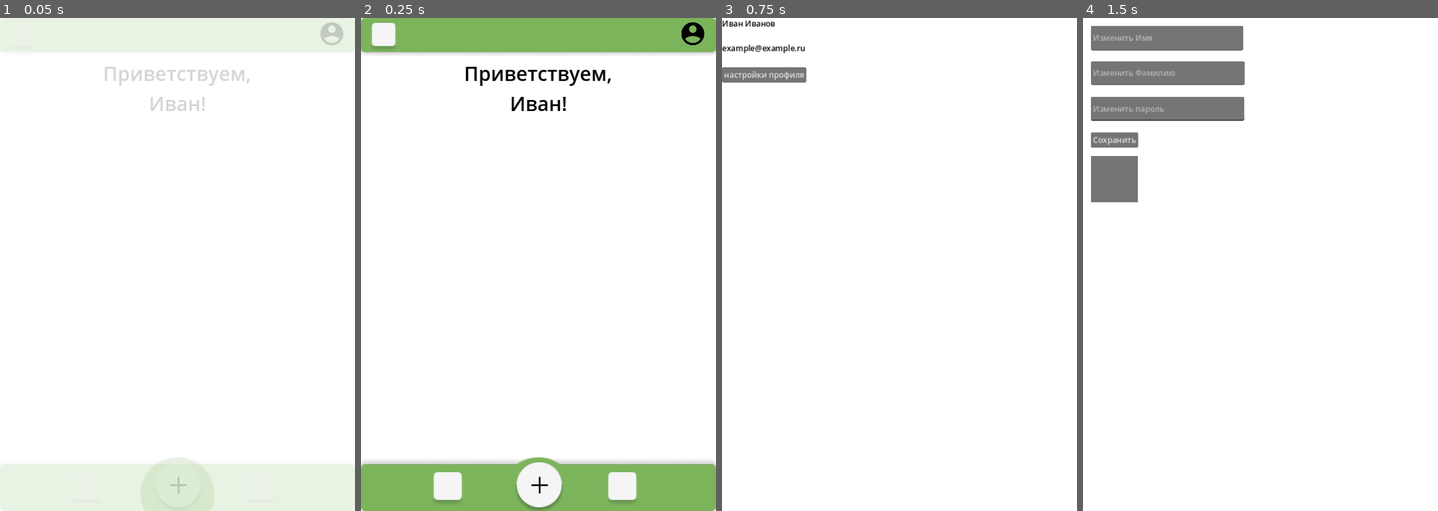
Above: before the commit, frames 1-4 (left to right).
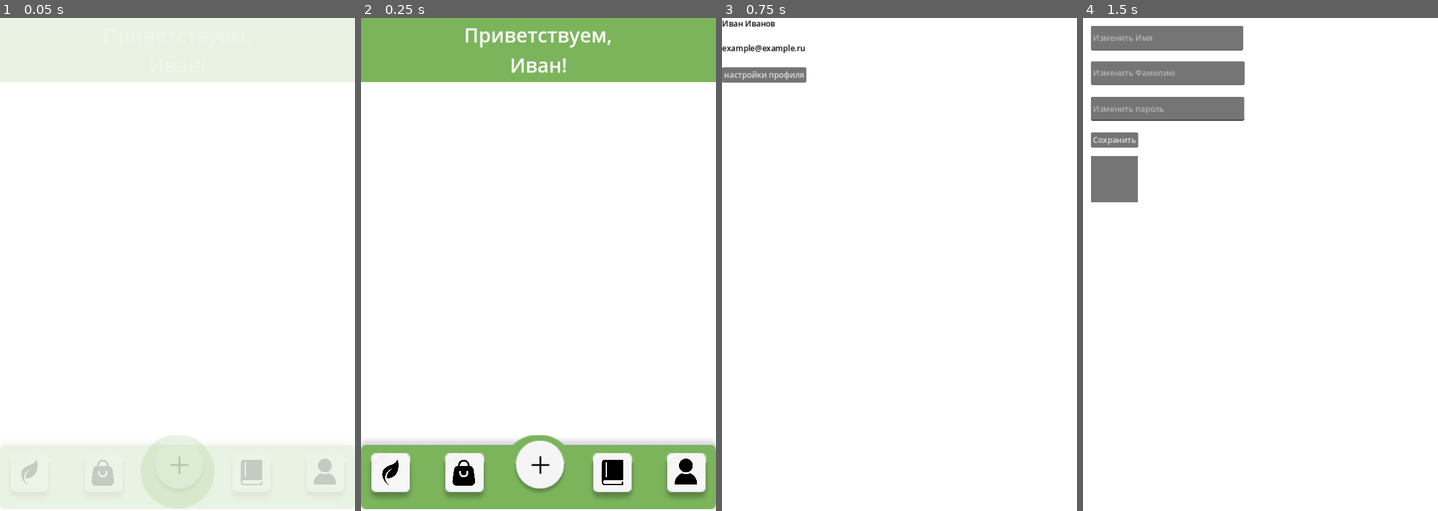
Above: after the commit, the same moments.

Repository: fretpool2/trashcan
Game: Godot game, scene res://scene/pages/MainMenu/main_menu.tscn
Two runs of this game, one before a commit and one after it. Both use one fixed random seed, a clock stepped at 60 frames per second and the inputs below. This scene is started directly instead of the project's main scene.
Inputs (mouse positions are in pixels of both pictures, inside the frame that each line leads up to; where the layout moved, square brackets give the same spot in the first picture):
- Up to frame 1 (0.05 s): no input
- Up to frame 2 (0.25 s): no input
- Up to frame 3 (0.75 s): click (1045, 471) [1052, 32] at 0.5 s
- Up to frame 4 (1.5 s): click "настройки профиля" at 1.25 s

The runs differ from the first frame. In frame 1, 9.3% of the frame differs, in the area x 0-100%, y 0-100%; in frame 2, 15%; in frame 3, nothing differs; in frame 4, nothing differs.

Commit message:
Update_mainmenu
Update_mainmenu

Diff:
--- a/scene/Itoms/photo.tscn
+++ b/scene/Itoms/photo.tscn
@@ -1,7 +1,7 @@
 [gd_scene load_steps=3 format=3 uid="uid://c1ix7mdunipu4"]
 
 [ext_resource type="Script" path="res://scene/Itoms/photo.gd" id="1_xfu3q"]
-[ext_resource type="Texture2D" uid="uid://rw1t2qf65hvt" path="res://picture/profile.png" id="2_awiok"]
+[ext_resource type="Texture2D" uid="uid://cros3gmewolh2" path="res://picture/main_menu/profil.png" id="2_0d1pj"]
 
 [node name="Photo" type="Control"]
 layout_mode = 3
@@ -16,10 +16,11 @@
 
 [node name="Button" type="Button" parent="."]
 layout_mode = 0
-offset_left = -64.0
+offset_right = 64.0
 offset_bottom = 64.0
-icon = ExtResource("2_awiok")
+icon = ExtResource("2_0d1pj")
 flat = true
+icon_alignment = 1
 expand_icon = true
 
 [connection signal="gui_input" from="." to="." method="_on_gui_input"]
--- a/scene/pages/MainMenu/main_menu.tscn
+++ b/scene/pages/MainMenu/main_menu.tscn
@@ -1,11 +1,14 @@
-[gd_scene load_steps=10 format=3 uid="uid://cd2mi3i5c6sb5"]
+[gd_scene load_steps=13 format=3 uid="uid://cd2mi3i5c6sb5"]
 
 [ext_resource type="Script" path="res://script/main_menu/main_menu.gd" id="1_8r7xq"]
-[ext_resource type="PackedScene" uid="uid://c1ix7mdunipu4" path="res://scene/Itoms/photo.tscn" id="2_5mt5g"]
 [ext_resource type="Texture2D" uid="uid://c8fdixfqjonoe" path="res://picture/main_menu/Green_line.png" id="2_i6xaq"]
-[ext_resource type="Texture2D" uid="uid://dvnvwcgucptv6" path="res://picture/main_menu/white_cube.png" id="4_oxuja"]
+[ext_resource type="Texture2D" uid="uid://2diq4dw51q5t" path="res://picture/main_menu/white_cube2.png" id="3_wmkgh"]
+[ext_resource type="Texture2D" uid="uid://b6gdaht5gqh45" path="res://picture/lepistok.png" id="4_pyhvt"]
+[ext_resource type="Texture2D" uid="uid://c7vb5onjb1gy3" path="res://picture/main_menu/Packet.png" id="5_458sv"]
 [ext_resource type="Texture2D" uid="uid://y3c0ncun5647" path="res://picture/main_menu/green_krug.png" id="5_fgcy5"]
 [ext_resource type="Texture2D" uid="uid://hwomu6o2gw5i" path="res://picture/main_menu/pluse.png" id="6_16eo2"]
+[ext_resource type="Texture2D" uid="uid://c4q5dlsod41v6" path="res://picture/main_menu/book.png" id="6_cotnd"]
+[ext_resource type="PackedScene" uid="uid://c1ix7mdunipu4" path="res://scene/Itoms/photo.tscn" id="7_t5l0f"]
 
 [sub_resource type="Animation" id="Animation_65jqc"]
 length = 0.001
@@ -65,83 +68,65 @@
 [node name="VBoxContainer2" type="VBoxContainer" parent="MarginContainer"]
 layout_mode = 2
 
-[node name="VBoxContainer" type="VBoxContainer" parent="MarginContainer/VBoxContainer2"]
-layout_mode = 2
+[node name="ColorRect" type="ColorRect" parent="MarginContainer/VBoxContainer2"]
+custom_minimum_size = Vector2(0, 130)
+layout_mode = 2
+color = Color(0.486275, 0.705882, 0.360784, 1)
+
+[node name="Hello" type="VBoxContainer" parent="MarginContainer/VBoxContainer2/ColorRect"]
+layout_mode = 1
+anchors_preset = 8
+anchor_left = 0.5
+anchor_top = 0.5
+anchor_right = 0.5
+anchor_bottom = 0.5
+offset_left = -360.0
+offset_top = -57.0
+offset_right = 360.0
+offset_bottom = 57.0
+grow_horizontal = 2
+grow_vertical = 2
 size_flags_vertical = 0
-
-[node name="HBoxContainer" type="HBoxContainer" parent="MarginContainer/VBoxContainer2/VBoxContainer"]
+alignment = 1
+
+[node name="HBoxContainer2" type="HBoxContainer" parent="MarginContainer/VBoxContainer2/ColorRect/Hello"]
 layout_mode = 2
 size_flags_vertical = 2
-theme_override_constants/separation = 5
-
-[node name="TextureRect" type="TextureRect" parent="MarginContainer/VBoxContainer2/VBoxContainer/HBoxContainer"]
-clip_contents = true
-custom_minimum_size = Vector2(720, 80)
-layout_mode = 2
-size_flags_horizontal = 3
-size_flags_vertical = 0
-texture = ExtResource("2_i6xaq")
-
-[node name="Photo" parent="MarginContainer/VBoxContainer2/VBoxContainer/HBoxContainer/TextureRect" instance=ExtResource("2_5mt5g")]
-layout_mode = 1
-anchors_preset = 1
-anchor_left = 1.0
-anchor_right = 1.0
-offset_left = -15.0
-offset_right = -15.0
-offset_bottom = 0.0
-grow_horizontal = 0
-grow_vertical = 1
-size_flags_vertical = 0
-
-[node name="TextureRect" type="TextureRect" parent="MarginContainer/VBoxContainer2/VBoxContainer/HBoxContainer/TextureRect"]
-layout_mode = 1
-offset_left = 16.0
-offset_top = 10.0
-offset_right = 56.0
-offset_bottom = 50.0
-scale = Vector2(1.5, 1.5)
-texture = ExtResource("4_oxuja")
-
-[node name="VBoxContainer3" type="VBoxContainer" parent="MarginContainer/VBoxContainer2"]
-layout_mode = 2
-size_flags_vertical = 0
-
-[node name="HBoxContainer2" type="HBoxContainer" parent="MarginContainer/VBoxContainer2/VBoxContainer3"]
-layout_mode = 2
-size_flags_vertical = 2
-
-[node name="Label" type="Label" parent="MarginContainer/VBoxContainer2/VBoxContainer3/HBoxContainer2"]
+
+[node name="Label" type="Label" parent="MarginContainer/VBoxContainer2/ColorRect/Hello/HBoxContainer2"]
 layout_mode = 2
 size_flags_horizontal = 6
-theme_override_colors/font_color = Color(0, 0, 0, 1)
+theme_override_colors/font_color = Color(1, 1, 1, 1)
 theme_override_font_sizes/font_size = 40
 text = "Приветствуем,"
 
-[node name="HBoxContainer3" type="HBoxContainer" parent="MarginContainer/VBoxContainer2/VBoxContainer3"]
-layout_mode = 2
-
-[node name="Name" type="Label" parent="MarginContainer/VBoxContainer2/VBoxContainer3/HBoxContainer3"]
+[node name="HBoxContainer3" type="HBoxContainer" parent="MarginContainer/VBoxContainer2/ColorRect/Hello"]
+layout_mode = 2
+
+[node name="Name" type="Label" parent="MarginContainer/VBoxContainer2/ColorRect/Hello/HBoxContainer3"]
 layout_mode = 2
 size_flags_horizontal = 6
-theme_override_colors/font_color = Color(0, 0, 0, 1)
+theme_override_colors/font_color = Color(1, 1, 1, 1)
 theme_override_font_sizes/font_size = 40
 text = "[Name]"
 
-[node name="VBoxContainer2" type="VBoxContainer" parent="MarginContainer/VBoxContainer2"]
+[node name="news" type="VBoxContainer" parent="MarginContainer/VBoxContainer2"]
+layout_mode = 2
+
+[node name="down_panel" type="VBoxContainer" parent="MarginContainer/VBoxContainer2"]
 layout_mode = 2
 size_flags_vertical = 10
 
-[node name="TextureRect" type="TextureRect" parent="MarginContainer/VBoxContainer2/VBoxContainer2"]
+[node name="TextureRect" type="TextureRect" parent="MarginContainer/VBoxContainer2/down_panel"]
 clip_contents = true
-custom_minimum_size = Vector2(720, 110.135)
+custom_minimum_size = Vector2(720, 150)
 layout_mode = 2
 size_flags_horizontal = 3
 size_flags_vertical = 0
 texture = ExtResource("2_i6xaq")
 flip_v = true
 
-[node name="HBoxContainer" type="HBoxContainer" parent="MarginContainer/VBoxContainer2/VBoxContainer2/TextureRect"]
+[node name="HBoxContainer" type="HBoxContainer" parent="MarginContainer/VBoxContainer2/down_panel/TextureRect"]
 layout_mode = 1
 anchors_preset = 8
 anchor_left = 0.5
@@ -154,29 +139,101 @@
 offset_bottom = 53.9325
 grow_horizontal = 2
 grow_vertical = 2
-theme_override_constants/separation = 141
-
-[node name="Control" type="Control" parent="MarginContainer/VBoxContainer2/VBoxContainer2/TextureRect/HBoxContainer"]
-layout_mode = 2
-
-[node name="TextureRect2" type="TextureRect" parent="MarginContainer/VBoxContainer2/VBoxContainer2/TextureRect/HBoxContainer"]
-custom_minimum_size = Vector2(72, 72)
-layout_mode = 2
-size_flags_horizontal = 4
-size_flags_vertical = 4
-texture = ExtResource("4_oxuja")
-
-[node name="Control2" type="Control" parent="MarginContainer/VBoxContainer2/VBoxContainer2/TextureRect/HBoxContainer"]
-layout_mode = 2
-
-[node name="TextureRect3" type="TextureRect" parent="MarginContainer/VBoxContainer2/VBoxContainer2/TextureRect/HBoxContainer"]
-custom_minimum_size = Vector2(72, 72)
-layout_mode = 2
-size_flags_horizontal = 4
-size_flags_vertical = 4
-texture = ExtResource("4_oxuja")
-
-[node name="TextureRect" type="TextureRect" parent="MarginContainer/VBoxContainer2/VBoxContainer2/TextureRect"]
+theme_override_constants/separation = 50
+
+[node name="Control" type="Control" parent="MarginContainer/VBoxContainer2/down_panel/TextureRect/HBoxContainer"]
+layout_mode = 2
+
+[node name="TextureRect2" type="TextureRect" parent="MarginContainer/VBoxContainer2/down_panel/TextureRect/HBoxContainer"]
+texture_filter = 4
+custom_minimum_size = Vector2(100, 100)
+layout_mode = 2
+size_flags_horizontal = 4
+size_flags_vertical = 4
+texture = ExtResource("3_wmkgh")
+
+[node name="Button" type="Button" parent="MarginContainer/VBoxContainer2/down_panel/TextureRect/HBoxContainer/TextureRect2"]
+layout_mode = 1
+anchors_preset = -1
+anchor_left = 0.09
+anchor_right = 0.09
+offset_left = 7.0
+offset_top = -1.0
+offset_right = 74.0
+offset_bottom = 78.0
+icon = ExtResource("4_pyhvt")
+flat = true
+expand_icon = true
+
+[node name="TextureRect4" type="TextureRect" parent="MarginContainer/VBoxContainer2/down_panel/TextureRect/HBoxContainer"]
+custom_minimum_size = Vector2(100, 100)
+layout_mode = 2
+size_flags_horizontal = 4
+size_flags_vertical = 4
+texture = ExtResource("3_wmkgh")
+
+[node name="Button" type="Button" parent="MarginContainer/VBoxContainer2/down_panel/TextureRect/HBoxContainer/TextureRect4"]
+layout_mode = 1
+anchors_preset = -1
+offset_left = 15.0
+offset_top = 1.0
+offset_right = 82.0
+offset_bottom = 79.0
+icon = ExtResource("5_458sv")
+flat = true
+expand_icon = true
+
+[node name="Control2" type="Control" parent="MarginContainer/VBoxContainer2/down_panel/TextureRect/HBoxContainer"]
+layout_mode = 2
+
+[node name="Control3" type="Control" parent="MarginContainer/VBoxContainer2/down_panel/TextureRect/HBoxContainer"]
+layout_mode = 2
+
+[node name="Control4" type="Control" parent="MarginContainer/VBoxContainer2/down_panel/TextureRect/HBoxContainer"]
+layout_mode = 2
+
+[node name="TextureRect3" type="TextureRect" parent="MarginContainer/VBoxContainer2/down_panel/TextureRect/HBoxContainer"]
+custom_minimum_size = Vector2(100, 100)
+layout_mode = 2
+size_flags_horizontal = 4
+size_flags_vertical = 4
+texture = ExtResource("3_wmkgh")
+
+[node name="Button" type="Button" parent="MarginContainer/VBoxContainer2/down_panel/TextureRect/HBoxContainer/TextureRect3"]
+layout_mode = 1
+anchors_preset = -1
+anchor_left = 0.06
+anchor_right = 0.06
+offset_left = 14.0
+offset_right = 74.0
+offset_bottom = 78.0
+icon = ExtResource("6_cotnd")
+flat = true
+expand_icon = true
+
+[node name="TextureRect5" type="TextureRect" parent="MarginContainer/VBoxContainer2/down_panel/TextureRect/HBoxContainer"]
+custom_minimum_size = Vector2(100, 100)
+layout_mode = 2
+size_flags_horizontal = 4
+size_flags_vertical = 4
+texture = ExtResource("3_wmkgh")
+
+[node name="Photo" parent="MarginContainer/VBoxContainer2/down_panel/TextureRect/HBoxContainer/TextureRect5" instance=ExtResource("7_t5l0f")]
+layout_mode = 1
+anchors_preset = 8
+anchor_left = 0.5
+anchor_top = 0.5
+anchor_right = 0.5
+anchor_bottom = 0.5
+offset_left = -33.0
+offset_top = -45.0
+offset_right = 36.0
+offset_bottom = 28.0
+
+[node name="Control5" type="Control" parent="MarginContainer/VBoxContainer2/down_panel/TextureRect/HBoxContainer"]
+layout_mode = 2
+
+[node name="TextureRect" type="TextureRect" parent="MarginContainer/VBoxContainer2/down_panel/TextureRect"]
 layout_mode = 1
 anchors_preset = 8
 anchor_left = 0.5
@@ -184,21 +241,25 @@
 anchor_right = 0.5
 anchor_bottom = 0.5
 offset_left = -75.0
-offset_top = -54.0675
-offset_bottom = 20.9325
+offset_top = -76.0675
+offset_bottom = -1.0675
 grow_horizontal = 2
 grow_vertical = 2
 scale = Vector2(2, 2)
 texture = ExtResource("5_fgcy5")
 
-[node name="TextureRect2" type="TextureRect" parent="MarginContainer/VBoxContainer2/VBoxContainer2/TextureRect/TextureRect"]
+[node name="TextureRect2" type="TextureRect" parent="MarginContainer/VBoxContainer2/down_panel/TextureRect/TextureRect"]
+custom_minimum_size = Vector2(80, 80)
 layout_mode = 0
-offset_left = 12.0
-offset_top = 5.33333
-offset_right = 87.0
-offset_bottom = 80.3333
+offset_left = 11.0
+offset_top = 5.83333
+offset_right = 91.0
+offset_bottom = 85.8333
 scale = Vector2(0.7, 0.7)
 texture = ExtResource("6_16eo2")
+
+[node name="Underdown" type="VBoxContainer" parent="MarginContainer/VBoxContainer2"]
+layout_mode = 2
 
 [node name="AnimationPlayer" type="AnimationPlayer" parent="."]
 libraries = {
--- a/scene/pages/Setingprof/SetingsProfile.tscn
+++ b/scene/pages/Setingprof/SetingsProfile.tscn
@@ -1,7 +1,6 @@
-[gd_scene load_steps=3 format=3 uid="uid://cfkypqauofras"]
+[gd_scene load_steps=2 format=3 uid="uid://cfkypqauofras"]
 
 [ext_resource type="Script" path="res://script/profile/SetingsProfile.gd" id="1_348tn"]
-[ext_resource type="Texture2D" uid="uid://c3faf0cljulst" path="res://picture/pngwing.com (1).png" id="2_jytnj"]
 
 [node name="SetingProf" type="Control"]
 layout_mode = 3
@@ -64,7 +63,6 @@
 offset_right = 4120.0
 offset_bottom = 4372.0
 scale = Vector2(0.0231567, 0.0228292)
-icon = ExtResource("2_jytnj")
 
 [node name="lastName" type="Control" parent="MarginContainer/VBoxContainer"]
 layout_mode = 2
--- a/script/main_menu/main_menu.gd
+++ b/script/main_menu/main_menu.gd
@@ -1,6 +1,6 @@
 extends Control
 
-@onready var names = $MarginContainer/VBoxContainer2/VBoxContainer3/HBoxContainer3/Name
+@onready var names = $MarginContainer/VBoxContainer2/ColorRect/Hello/HBoxContainer3/Name
 @onready var animation_player = $AnimationPlayer
 
 func _ready():
Binary file removed: picture/Coins-PNG-Clip-Art-HD-Quality.png
Binary file removed: picture/cykleee.png
Binary file added: picture/lepistok.png
Not shown, added: picture/lepistok.png.import
Binary file added: picture/main_menu/Packet.png
Not shown, changed: picture/main_menu/Packet.png.import
Binary file added: picture/main_menu/book.png
Not shown, added: picture/main_menu/book.png.import
Binary file added: picture/main_menu/pngwing.com (1).png
Not shown, added: picture/main_menu/pngwing.com (1).png.import
Binary file added: picture/main_menu/profil.png
Not shown, added: picture/main_menu/profil.png.import
(and 2 more such lines)
